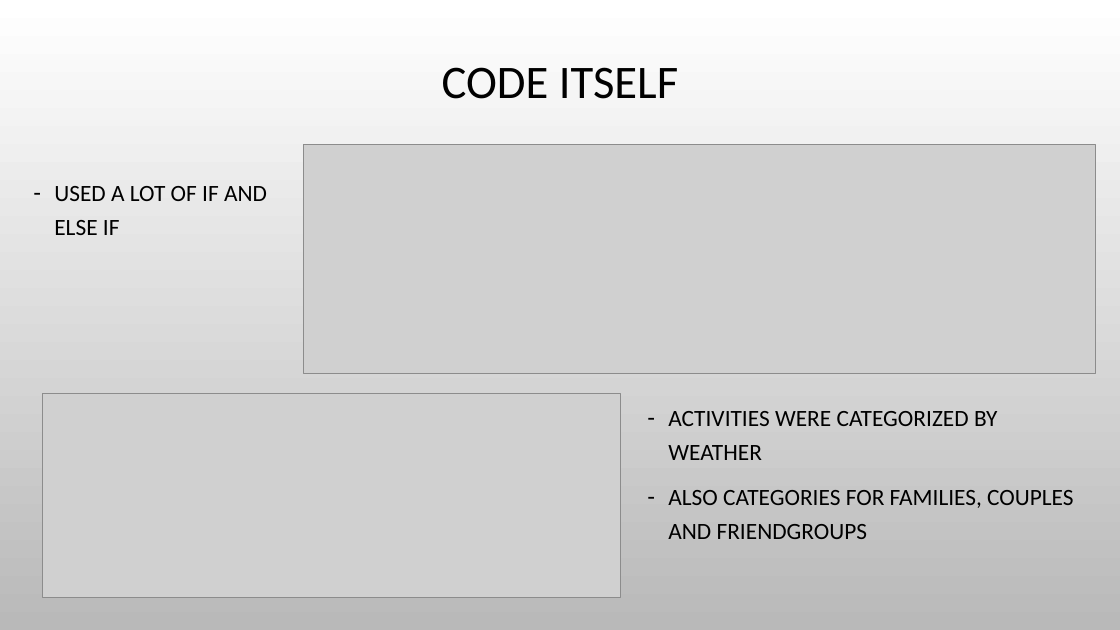
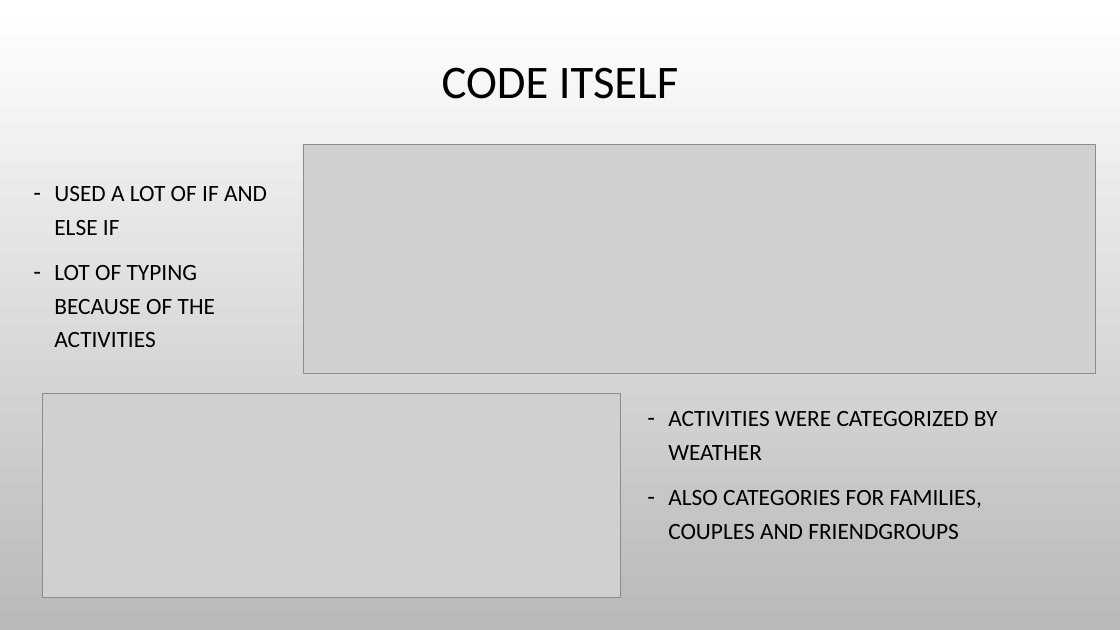
Before and after one commit to JennaAalto/Projekti, a slide deck: slide 6 of SäähänSopivaFinal.pptx. Drawn at 1120x630 pixels with LibreOffice and Linux fonts; fonts in the diff are those of the drawing; grey boxes stand for pictures; background and template pictures are left out. Boxes give left, top, right and bottom in pixels: in the first picture for what was removed or moved away, otherwise in the second. Text is boxed around its words. In the diff, an @@ line names an element or a change of style, - is before the commit and + after.

```diff
--- a/SäähänSopivaFinal.pptx
+++ b/SäähänSopivaFinal.pptx
@@ text at (x1=54, y1=265, x2=215, y2=347): paragraph added @@
+– LOT OF TYPING BECAUSE OF THE ACTIVITIES
@@ text "ACTIVITIES WERE CATEGORIZED BY WEATHER" rewrapped from (x1=668, y1=411, x2=1073, y2=539) to (x1=668, y1=411, x2=997, y2=539) @@
```
Also in this commit, not shown: 1 other file.
